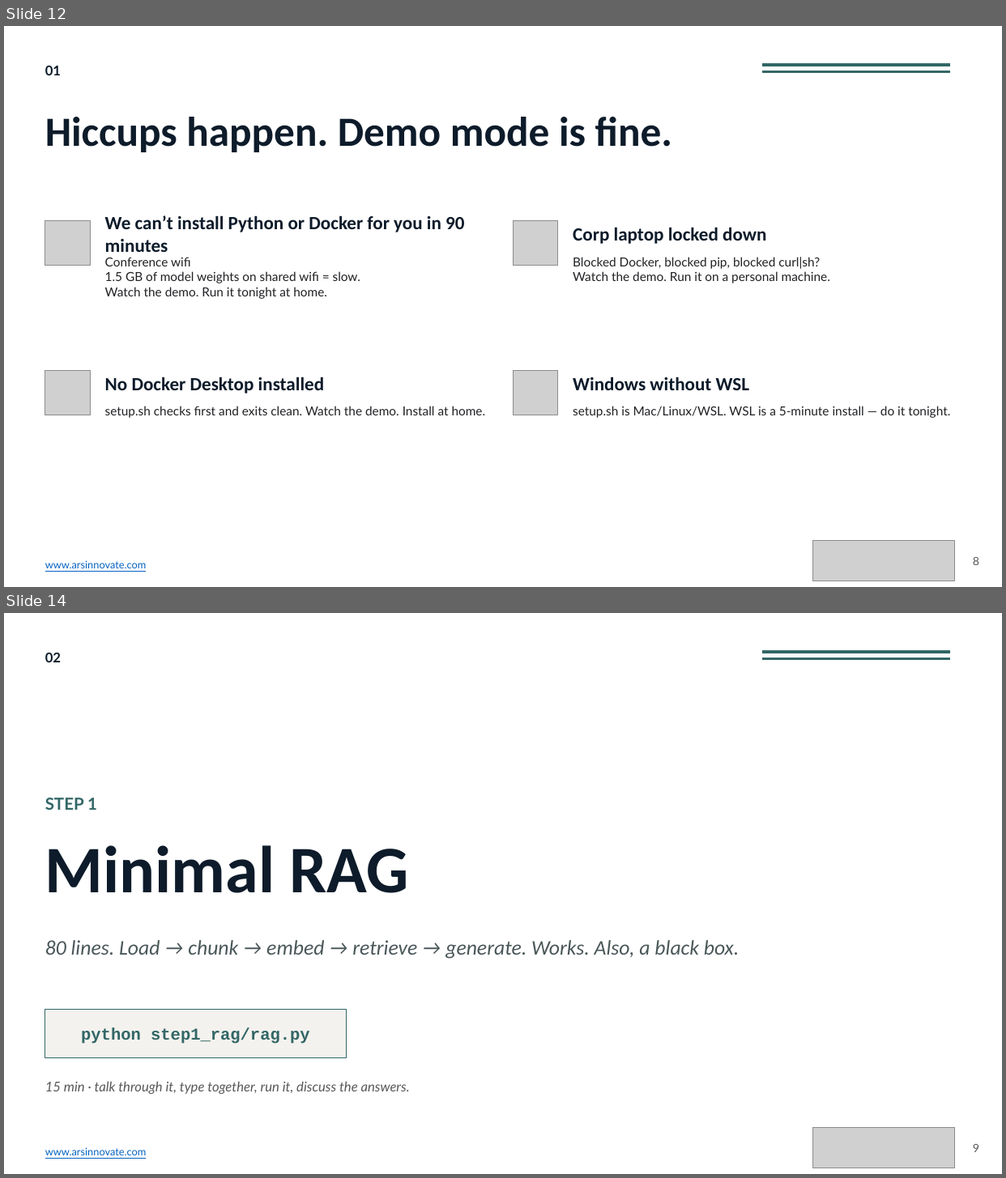
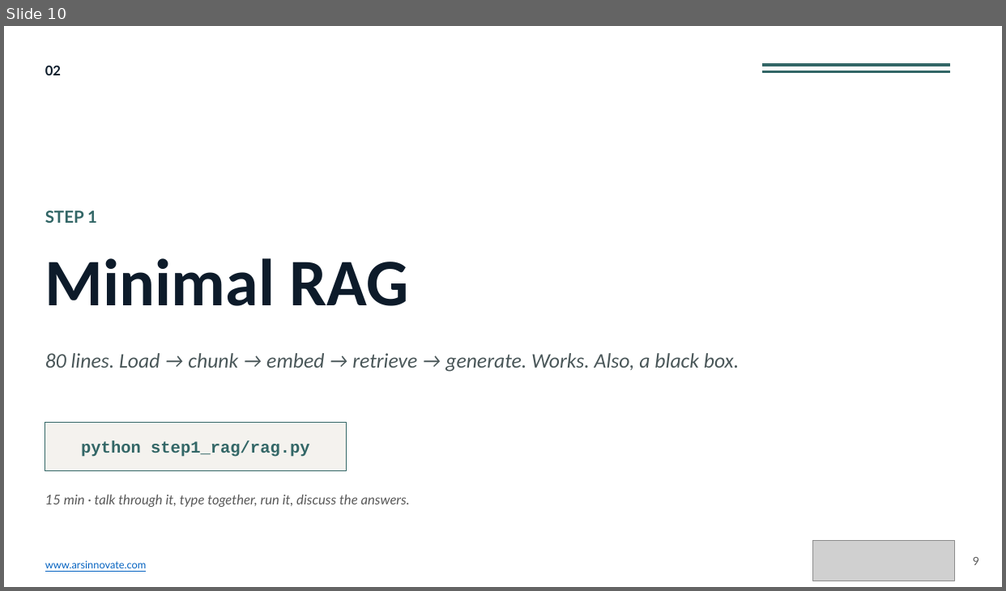
Before and after one commit to gigimcc4/DevOpsDays_llmops, a slide deck: Hands-On-ish_LLMOps.pptx. Shown one above the other, each under a label of ours: slides 12 and 14 before the commit, slide 10 after it; the slides between them are not shown. The pictures are 1006x1178 and 1006x591 pixels, drawn with LibreOffice and Linux fonts; fonts in the diff are those of the drawing; grey boxes stand for pictures. Boxes give left, top, right and bottom in pixels: in the first picture for what was removed or moved away, otherwise in the second. Text is boxed around its words. In the diff, an @@ line names an element or a change of style, - is before the commit and + after.

```diff
--- a/Hands-On-ish_LLMOps.pptx
+++ b/Hands-On-ish_LLMOps.pptx
@@ slide 12 removed at box(4, 26, 1002, 587), background #FFFFFF @@
@@ text removed at box(45, 65, 61, 75) @@
-01
@@ rectangle removed at box(762, 63, 949, 66) @@
@@ rectangle removed at box(762, 71, 949, 72) @@
@@ text removed at box(45, 117, 672, 152) @@
-Hiccups happen. Demo mode is fine.
@@ text removed at box(105, 216, 464, 252) @@
-We can’t install Python or Docker for you in 90 minutes
@@ picture removed at box(45, 220, 90, 266) @@
@@ picture removed at box(513, 220, 558, 266) @@
@@ text removed at box(573, 227, 766, 244) @@
-Corp laptop locked down
@@ text removed at box(105, 257, 360, 299) @@
-Conference wifi
-1.5 GB of model weights on shared wifi = slow.
-Watch the demo. Run it tonight at home.
@@ text removed at box(573, 257, 830, 284) @@
-Blocked Docker, blocked pip, blocked curl|sh?
-Watch the demo. Run it on a personal machine.
@@ picture removed at box(45, 370, 90, 416) @@
@@ text removed at box(105, 377, 324, 394) @@
-No Docker Desktop installed
@@ picture removed at box(513, 370, 558, 416) @@
@@ text removed at box(573, 377, 749, 390) @@
-Windows without WSL
@@ text removed at box(105, 406, 486, 418) @@
-setup.sh checks first and exits clean. Watch the demo. Install at home.
@@ text removed at box(573, 406, 950, 418) @@
-setup.sh is Mac/Linux/WSL. WSL is a 5-minute install — do it tonight.
@@ picture removed at box(813, 541, 955, 582) @@
@@ text removed at box(973, 557, 979, 565) @@
-8
@@ text removed at box(45, 561, 147, 569) @@
-www.arsinnovate.com
@@ what was slide 14 is now slide 10 @@
```
Also in this commit, not shown: 5 slides changed, 3 other slides removed, 1 other file.
